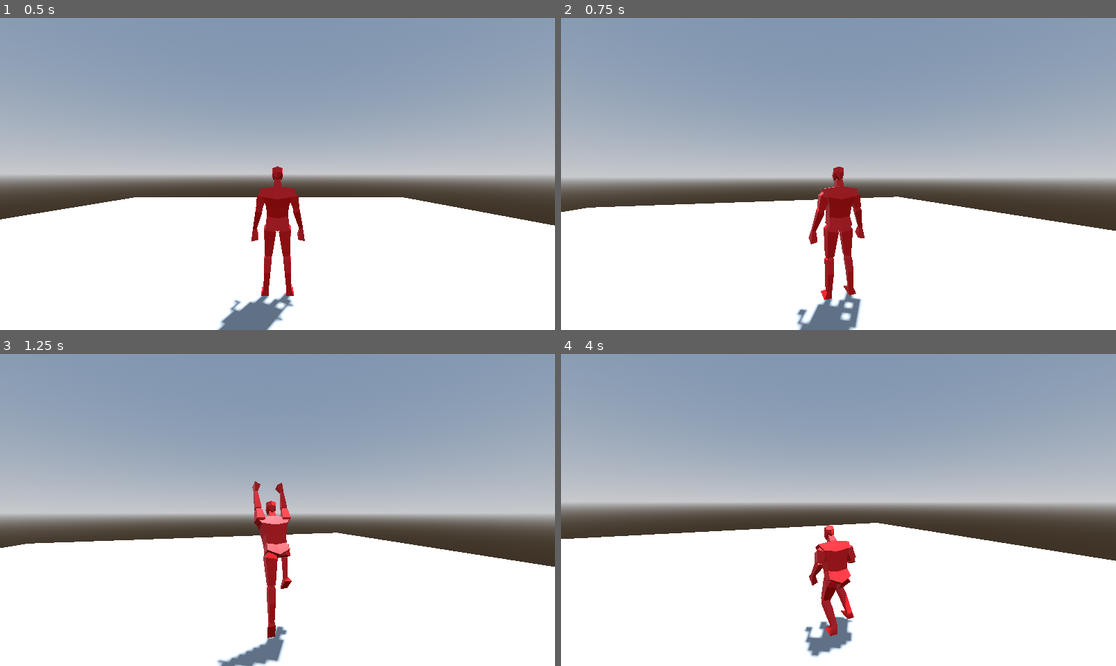
Above: before the commit, frames 1-4 (two rows, left to right).
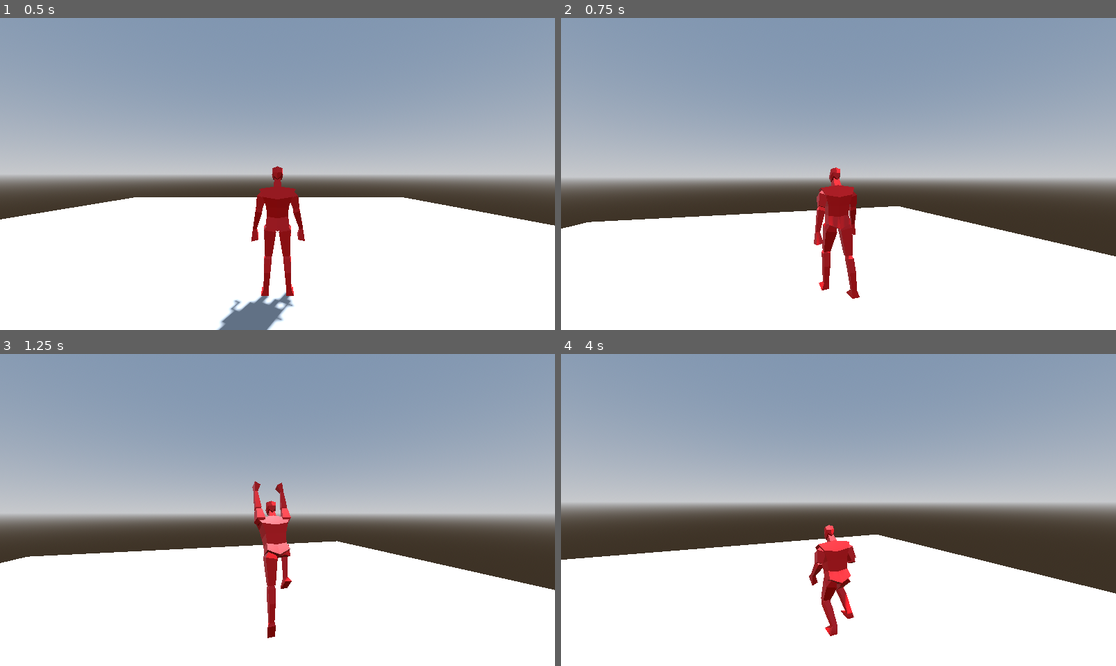
Above: after the commit, the same moments.

Repository: b19523k/LearnGodotAndBlender
Game: Godot game, scene res://Scenes/world.tscn
The game is run twice, just before and just after one commit, with the same random seed, the same clock (stepped at 60 frames per second) and the same inputs.
Inputs (mouse positions are in pixels of both pictures, inside the frame that each line leads up to):
- Up to frame 1 (0.5 s): no input
- Up to frame 2 (0.75 s): tap Enter (ui_accept) at 0.5, 0.6 s; move the mouse to (866, 174) at 0.52 s; hold Up (ui_up) from 0.53 s (still down)
- Up to frame 3 (1.25 s): keep holding Up (ui_up); tap Space (jump) at 0.77, 0.8, 1.07 s
- Up to frame 4 (4 s): keep holding Up (ui_up); move the mouse to (810, 510) at 1.27 s; tap Space (jump) at 1.35, 1.52, 1.82, 2.3, 3.02, 3.32, 3.77, 3.8 s; tap Enter (ui_accept) at 1.55, 2.85, 3.6 s; move the mouse to (849, 503) at 2.02 s; tap Shift (roll) at 2.1 s; move the mouse to (832, 516) at 2.77 s; move the mouse to (877, 513) at 3.52 s

Frame 1 is identical in both runs. In frame 2, 6.4% of the frame differs, in the area x 0-100%, y 47-100%; in frame 3, 4.7%; in frame 4, 6.6%, in the area x 0-100%, y 54-98%.

Commit message:
add height to jump

Diff:
--- /dev/null
+++ b/Godot/Scenes/Node3D.gd
@@ -0,0 +1,31 @@
+extends CharacterBody3D
+
+
+const SPEED = 5.0
+const JUMP_VELOCITY = 4.5
+
+# Get the gravity from the project settings to be synced with RigidBody nodes.
+var gravity = ProjectSettings.get_setting("physics/3d/default_gravity")
+
+
+func _physics_process(delta):
+	# Add the gravity.
+	if not is_on_floor():
+		velocity.y -= gravity * delta
+
+	# Handle jump.
+	if Input.is_action_just_pressed("ui_accept") and is_on_floor():
+		velocity.y = JUMP_VELOCITY
+
+	# Get the input direction and handle the movement/deceleration.
+	# As good practice, you should replace UI actions with custom gameplay actions.
+	var input_dir = Input.get_vector("ui_left", "ui_right", "ui_up", "ui_down")
+	var direction = (transform.basis * Vector3(input_dir.x, 0, input_dir.y)).normalized()
+	if direction:
+		velocity.x = direction.x * SPEED
+		velocity.z = direction.z * SPEED
+	else:
+		velocity.x = move_toward(velocity.x, 0, SPEED)
+		velocity.z = move_toward(velocity.z, 0, SPEED)
+
+	move_and_slide()
--- a/Godot/Scenes/behold_a_man.tscn
+++ b/Godot/Scenes/behold_a_man.tscn
@@ -1,6 +1,7 @@
-[gd_scene load_steps=38 format=3 uid="uid://spusfhwp5lc3"]
+[gd_scene load_steps=39 format=3 uid="uid://spusfhwp5lc3"]
 
 [ext_resource type="Script" path="res://Scripts/behold_a_man.gd" id="1_gtd3j"]
+[ext_resource type="Script" path="res://Scenes/Node3D.gd" id="2_x8w0o"]
 
 [sub_resource type="StandardMaterial3D" id="StandardMaterial3D_3bkqe"]
 resource_name = "Material"
@@ -1049,112 +1050,112 @@
 bones/0/parent = -1
 bones/0/rest = Transform3D(1, -1.33227e-15, 2.38419e-07, -9.01621e-09, 0.999285, 0.0378167, -2.38248e-07, -0.0378167, 0.999285, 0, 0.98553, 0)
 bones/0/enabled = true
-bones/0/position = Vector3(0, 0.98553, 0)
-bones/0/rotation = Quaternion(-0.0189118, 1.19188e-07, -2.25446e-09, 0.999821)
+bones/0/position = Vector3(0, 0.998609, -0.0276236)
+bones/0/rotation = Quaternion(-0.0494257, 1.19064e-07, -5.892e-09, 0.998778)
 bones/0/scale = Vector3(1, 1, 1)
 bones/1/name = "head"
 bones/1/parent = 0
 bones/1/rest = Transform3D(1, -5.97863e-08, 7.61778e-09, 5.97863e-08, 0.968049, -0.250762, 7.61776e-09, 0.250762, 0.968049, 0, 0.553697, 0)
 bones/1/enabled = true
 bones/1/position = Vector3(0, 0.553697, 0)
-bones/1/rotation = Quaternion(0.126395, 7.3782e-15, 3.01348e-08, 0.99198)
+bones/1/rotation = Quaternion(0.102538, -2.55204e-09, 1.74206e-09, 0.994729)
 bones/1/scale = Vector3(1, 1, 1)
 bones/2/name = "upperarm.l"
 bones/2/parent = 0
 bones/2/rest = Transform3D(-0.851276, 0.524639, -0.00907329, -0.524342, -0.851194, -0.0230975, -0.019841, -0.0149048, 0.999692, 0.1717, 0.484231, -0.0235826)
 bones/2/enabled = true
 bones/2/position = Vector3(0.1717, 0.484231, -0.0235826)
-bones/2/rotation = Quaternion(-0.00751371, -0.00987535, 0.96205, -0.27259)
+bones/2/rotation = Quaternion(-0.00903534, -0.0152459, 0.96198, -0.272544)
 bones/2/scale = Vector3(0.999999, 1, 1)
 bones/3/name = "lowerarm.l"
 bones/3/parent = 2
 bones/3/rest = Transform3D(0.983339, 0.175363, -0.0478775, -0.181754, 0.953032, -0.242271, 0.00314362, 0.246936, 0.969027, -2.80094e-08, 0.242129, -3.72529e-09)
 bones/3/enabled = true
 bones/3/position = Vector3(-2.80094e-08, 0.242129, -3.72529e-09)
-bones/3/rotation = Quaternion(0.123774, -0.0129088, -0.0903539, 0.988104)
+bones/3/rotation = Quaternion(0.150267, -0.0260581, -0.0884341, 0.984338)
 bones/3/scale = Vector3(1, 1, 1)
 bones/4/name = "upperleg.l"
 bones/4/parent = 0
 bones/4/rest = Transform3D(-0.996073, 0.0886353, -0.0035149, -0.0886432, -0.996062, 0.00176199, -0.00334493, 0.00206661, 0.999992, 0.0893398, 0.0104507, -0.0177645)
 bones/4/enabled = true
 bones/4/position = Vector3(0.0893398, 0.0104507, -0.0177645)
-bones/4/rotation = Quaternion(0.00027148, 0.00103436, 0.999007, -0.0445377)
+bones/4/rotation = Quaternion(-0.0173483, -0.0194898, 0.99922, -0.0296496)
 bones/4/scale = Vector3(1.00005, 1, 1)
 bones/5/name = "lowerleg.l"
 bones/5/parent = 4
 bones/5/rest = Transform3D(0.999938, 0.0109891, 0.00153587, -0.0110871, 0.984031, 0.177651, 0.00044088, -0.177657, 0.984092, -1.8627e-08, 0.456723, 1.38437e-09)
 bones/5/enabled = true
 bones/5/position = Vector3(-1.8627e-08, 0.456723, 1.38437e-09)
-bones/5/rotation = Quaternion(-0.0891839, 0.000274847, -0.00554123, 0.996)
+bones/5/rotation = Quaternion(-0.00257206, 0.000275921, -0.000159719, 0.999997)
 bones/5/scale = Vector3(1, 1, 1)
 bones/6/name = "foot.l"
 bones/6/parent = 5
 bones/6/rest = Transform3D(0.993777, 0.0466545, -0.101146, -0.110314, 0.2865, -0.951708, -0.0154232, 0.956944, 0.289864, -1.01854e-08, 0.45382, 9.31323e-10)
 bones/6/enabled = true
 bones/6/position = Vector3(-1.01854e-08, 0.45382, 9.31323e-10)
-bones/6/rotation = Quaternion(0.595172, -0.0250349, -0.0499959, 0.801651)
+bones/6/rotation = Quaternion(0.515401, -0.0394099, -0.0309175, 0.855484)
 bones/6/scale = Vector3(1.00001, 1, 1)
 bones/7/name = "upperarm.r"
 bones/7/parent = 0
 bones/7/rest = Transform3D(-0.851276, -0.524639, 0.00907282, 0.524342, -0.851195, -0.0230975, 0.0198406, -0.0149051, 0.999692, -0.1717, 0.484231, -0.0235827)
 bones/7/enabled = true
 bones/7/position = Vector3(-0.1717, 0.484231, -0.0235827)
-bones/7/rotation = Quaternion(0.00751348, -0.00987541, 0.96205, 0.27259)
+bones/7/rotation = Quaternion(0.00903512, -0.015246, 0.96198, 0.272544)
 bones/7/scale = Vector3(0.999999, 1, 1)
 bones/8/name = "lowerarm.r"
 bones/8/parent = 7
 bones/8/rest = Transform3D(0.983339, -0.175363, 0.0478776, 0.181754, 0.953032, -0.242271, -0.00314364, 0.246936, 0.969027, -1.91583e-09, 0.242129, -4.19095e-09)
 bones/8/enabled = true
 bones/8/position = Vector3(-1.91583e-09, 0.242129, -4.19095e-09)
-bones/8/rotation = Quaternion(0.123774, 0.0129089, 0.0903539, 0.988104)
+bones/8/rotation = Quaternion(0.150267, 0.0260581, 0.0884341, 0.984337)
 bones/8/scale = Vector3(1, 1, 1)
 bones/9/name = "upperleg.r"
 bones/9/parent = 0
 bones/9/rest = Transform3D(-0.996073, -0.0886352, 0.00351443, 0.0886432, -0.996062, 0.00176198, 0.00334447, 0.00206656, 0.999992, -0.0893398, 0.0104507, -0.0177645)
 bones/9/enabled = true
 bones/9/position = Vector3(-0.0893398, 0.0104507, -0.0177645)
-bones/9/rotation = Quaternion(-0.000271709, 0.00103418, 0.999007, 0.0445377)
+bones/9/rotation = Quaternion(0.0477733, -0.0212547, 0.997469, 0.0481813)
 bones/9/scale = Vector3(1.00005, 1, 1)
 bones/10/name = "lowerleg.r"
 bones/10/parent = 9
 bones/10/rest = Transform3D(0.999938, -0.0109891, -0.00153586, 0.0110871, 0.984031, 0.177651, -0.000440884, -0.177657, 0.984092, 5.69739e-13, 0.456723, 1.7642e-09)
 bones/10/enabled = true
 bones/10/position = Vector3(5.69739e-13, 0.456723, 1.7642e-09)
-bones/10/rotation = Quaternion(-0.0891839, -0.000274844, 0.00554122, 0.996)
+bones/10/rotation = Quaternion(-0.00257306, -0.000275923, 0.000159783, 0.999997)
 bones/10/scale = Vector3(1, 1, 1)
 bones/11/name = "foot.r"
 bones/11/parent = 10
 bones/11/rest = Transform3D(0.993777, -0.0466545, 0.101146, 0.110314, 0.2865, -0.951708, 0.0154232, 0.956944, 0.289864, 1.01269e-08, 0.45382, -6.51926e-09)
 bones/11/enabled = true
 bones/11/position = Vector3(1.01269e-08, 0.45382, -6.51926e-09)
-bones/11/rotation = Quaternion(0.595172, 0.0250349, 0.0499959, 0.801651)
+bones/11/rotation = Quaternion(0.516299, 0.0749711, 0.0319706, 0.852521)
 bones/11/scale = Vector3(1.00001, 1, 1)
 bones/12/name = "iklegpole.l"
 bones/12/parent = -1
 bones/12/rest = Transform3D(-0.996059, 3.72529e-09, -0.0886963, -0.0886963, -1.19209e-07, 0.996059, -3.72529e-09, 1, 5.96046e-08, 0.129822, 0.540738, 0.624293)
 bones/12/enabled = true
-bones/12/position = Vector3(0.129822, 0.540738, 0.624293)
+bones/12/position = Vector3(0.129822, -0.0041523, 0.684095)
 bones/12/rotation = Quaternion(0.0313898, -0.70641, -0.70641, 0.0313898)
 bones/12/scale = Vector3(1, 1, 1)
 bones/13/name = "iklegtarget.l"
 bones/13/parent = -1
 bones/13/rest = Transform3D(-0.99698, -3.72529e-09, 0.0776561, -0.0776561, 0, -0.99698, -3.72529e-09, -1, -1.19209e-07, 0.16472, 0.0926426, -0.0628172)
 bones/13/enabled = true
-bones/13/position = Vector3(0.16472, 0.0926426, -0.0628172)
+bones/13/position = Vector3(0.144201, 0.0939308, 0.00698971)
 bones/13/rotation = Quaternion(-0.0274763, 0.706573, -0.706573, 0.0274763)
 bones/13/scale = Vector3(1, 1, 1)
 bones/14/name = "iklegpole.r"
 bones/14/parent = -1
 bones/14/rest = Transform3D(-0.996059, -3.72529e-09, 0.0886963, 0.0886963, -1.19209e-07, 0.996059, 3.72529e-09, 1, 5.96046e-08, -0.129822, 0.540738, 0.624293)
 bones/14/enabled = true
-bones/14/position = Vector3(-0.129822, 0.540738, 0.624293)
+bones/14/position = Vector3(-0.129822, -0.0041523, 0.684095)
 bones/14/rotation = Quaternion(0.0313898, 0.70641, 0.70641, 0.0313898)
 bones/14/scale = Vector3(1, 1, 1)
 bones/15/name = "iklegtarget.r"
 bones/15/parent = -1
 bones/15/rest = Transform3D(-0.99698, 3.72529e-09, -0.0776561, 0.0776561, 0, -0.99698, 3.72529e-09, -1, -1.19209e-07, -0.16472, 0.0926426, -0.0628172)
 bones/15/enabled = true
-bones/15/position = Vector3(-0.16472, 0.0926426, -0.0628172)
+bones/15/position = Vector3(-0.179653, 0.0938799, 0.00698971)
 bones/15/rotation = Quaternion(0.0274763, 0.706573, -0.706573, -0.0274763)
 bones/15/scale = Vector3(1, 1, 1)
 
@@ -1195,4 +1196,7 @@
 parameters/Roll/blend_position = Vector2(0, 0)
 parameters/Run/blend_position = Vector2(0, 0)
 
+[node name="Node3D" type="CharacterBody3D" parent="."]
+script = ExtResource("2_x8w0o")
+
 [connection signal="animation_finished" from="AnimationTree" to="." method="_on_animation_tree_animation_finished"]
--- a/Godot/Scripts/behold_a_man.gd
+++ b/Godot/Scripts/behold_a_man.gd
@@ -10,6 +10,7 @@
 
 const RUN_SPEED = 5.0
 const ROLL_SPEED = 10.0
+const JUMP_VELOCITY = 4.5
 
 var is_rolling = false
 var is_jumping = false
@@ -35,6 +36,10 @@
 	# Add the gravity.
 	if not is_on_floor():
 		velocity.y -= gravity * delta
+
+	# Handle jump.
+	if Input.is_action_just_pressed("ui_accept") and is_on_floor() and !is_jumping:
+		velocity.y = JUMP_VELOCITY
 
 	if (is_rolling):
 		speed = ROLL_SPEED
Binary file changed: Godot/Blender/Behold_A_Man/behold_a_man.glb
Binary file removed: Godot/Imports/Behold_A_Man/behold_a_man.glb
Not shown, changed: Blender/behold_a_man/behold_a_man.blend
Not shown, changed: Blender/behold_a_man/behold_a_man.blend1
Not shown, added: Blender/behold_a_man/behold_a_man.glb
